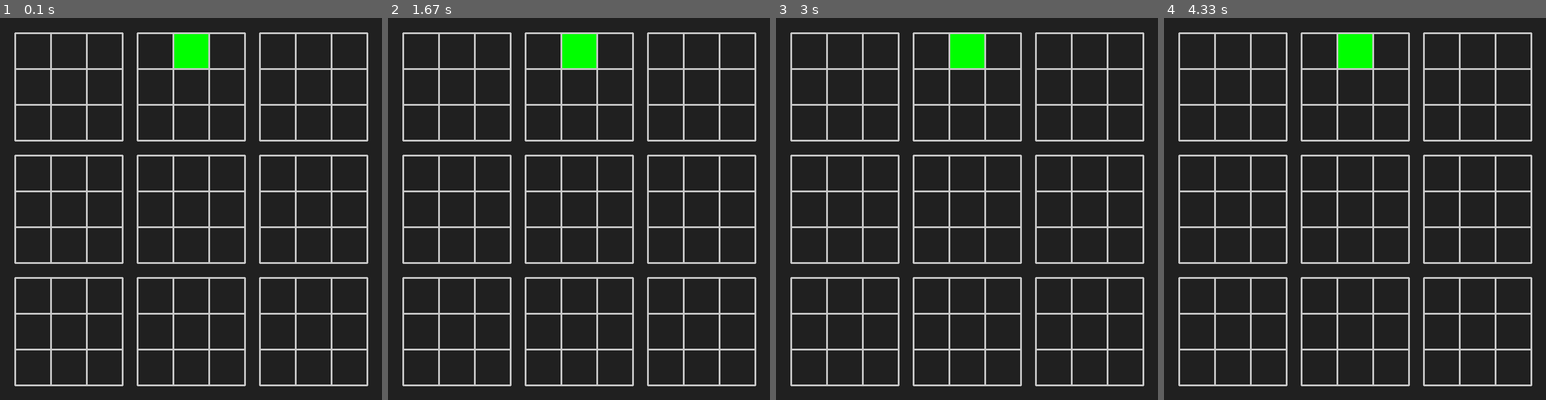
Above: before the commit, frames 1-4 (left to right).
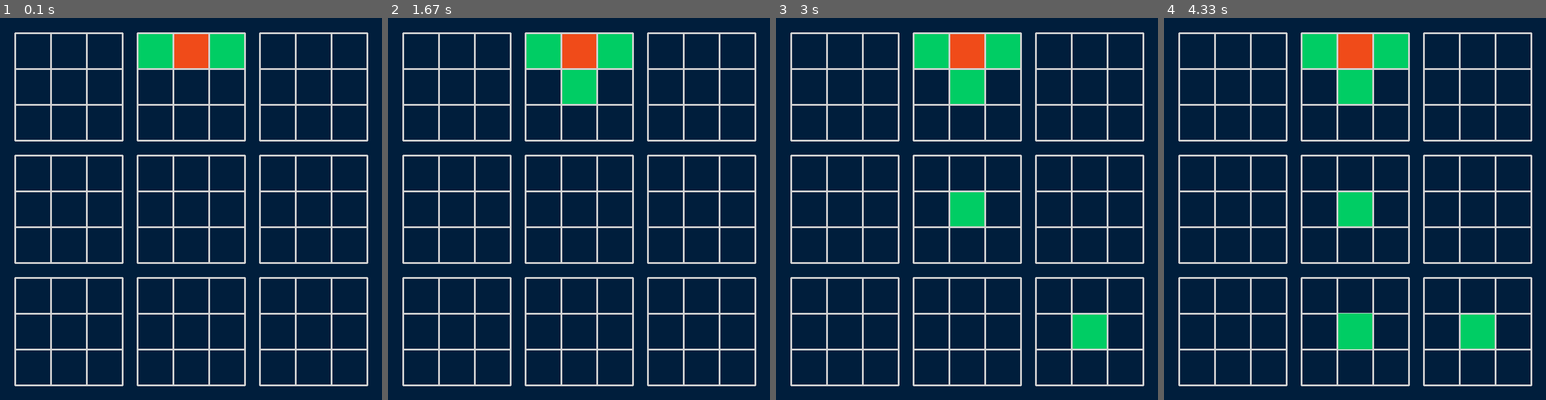
Above: after the commit, the same moments.

Repository: AreelKhan/UltimateTicTacToe
Game: pygame game, started from agent/pygame_uttt.py
Two runs of this game, one before a commit and one after it. Both use one fixed random seed, a clock stepped at 60 frames per second and the inputs below.
Inputs (mouse positions are in pixels of both pictures, inside the frame that each line leads up to):
- Up to frame 1 (0.1 s): no input
- Up to frame 2 (1.67 s): click (456, 86) at 0.38 s; click (579, 235) at 0.83 s; move the mouse to (479, 67) at 1.63 s
- Up to frame 3 (3 s): click (867, 67) at 1.8 s; move the mouse to (875, 132) at 2.1 s; click (875, 132) at 2.38 s
- Up to frame 4 (4.33 s): click (1232, 86) at 3.93 s

The runs differ from the first frame. In frame 1, 91% of the frame differs, in the area x 0-100%, y 0-100%; in frame 2, 91%; in frame 3, 91%; in frame 4, 91%.

Commit message:
Added input validation

Diff:
--- a/agent/pygame_uttt.py
+++ b/agent/pygame_uttt.py
@@ -2,7 +2,10 @@
 import pygame as pg
 import numpy as np
 from random import randint
+from itertools import product
 from agent.main import Agent
+
+# TODO: try to make it so that this game does need a super computer to run
 
 pg.init()
 pg.event.set_allowed([pg.QUIT, pg.MOUSEBUTTONDOWN])
@@ -31,11 +34,11 @@
         pg.display.set_caption("Ultimate TicTacToe")
 
         # Colors
-        self.BLACK = (32, 32, 32)
-        self.LIGHT_GRAY = (200, 200, 200)
-        self.BLUE = (0, 75, 153)
-        self.RED = (255, 0, 0)
-        self.GREEN = (0, 255, 0)
+        self.BLACK = (0, 30, 60)
+        self.LIGHT_GRAY = (210, 210, 210)
+        self.BLUE = (0, 75, 150)
+        self.RED = (240, 75, 25)
+        self.GREEN = (0, 205, 100)
 
         # Game Board
         self.global_board = np.array(
@@ -50,10 +53,10 @@
 
         # Agent
         self.agent = Agent()
-        # DOXA uses R and B to identify players. This script uses boolean values,
-        # these dictionaries are helpful to translate between the two
+        # DOXA uses R, B, and S for red, blue, and stalemate respectively.
+        # These dictionaries help translate the DOXA lingo with the variables in this script
         self.player_turn_dict = {True: "R", False: "B"}
-        self.player_color_dict = {"R": self.RED, "B": self.GREEN}
+        self.player_color_dict = {"R": self.RED, "B": self.GREEN, "S": self.LIGHT_GRAY}
 
     def __str__(self):
         """
@@ -89,6 +92,20 @@
 
         @return: None
         """
+
+        # draw local entries
+        local = self.global_board[local_board]
+        for i in range(self.ROWS ** 2):
+            if local[i] is not None:
+                cell_x = x + (i % self.ROWS) * self.CELL_WIDTH
+                cell_y = y + (i // self.ROWS) * self.CELL_WIDTH
+                pg.draw.rect(
+                    surface=self.win,
+                    color=self.player_color_dict[local[i]],
+                    rect=pg.Rect((cell_x, cell_y), (self.CELL_WIDTH, self.CELL_WIDTH))
+                )
+
+        # draw local grid lines
         for i in range(self.ROWS + 1):
             pg.draw.line(
                 surface=self.win,
@@ -105,17 +122,6 @@
                 width=3
             )
 
-        local = self.global_board[local_board]
-        for i in range(self.ROWS ** 2):
-            if local[i] is not None:
-                cell_x = x + (local_board % self.ROWS) * self.CELL_WIDTH
-                cell_y = y + (local_board // self.ROWS) * self.CELL_WIDTH
-                pg.draw.rect(
-                    surface=self.win,
-                    color=self.player_color_dict[local[i]],
-                    rect=pg.Rect((cell_x + 2, cell_y), (self.CELL_WIDTH - 3, self.CELL_WIDTH))
-                )
-
     def _render_board(self):
         """
         draws and renders the full game board
@@ -127,34 +133,34 @@
 
         # TODO: Highlight playable boards
         # TODO: Color each local board according to game state (green, red, yellow, or white)
-        # TODO: Implement board entries
 
         # draw local board
-        for i in range(self.ROWS):
-            for j in range(self.ROWS):
-                self._draw_local(
-                    x=self.GAP + j * self.LOCAL_DISTANCE,
-                    y=self.GAP + i * self.LOCAL_DISTANCE,
-                    local_board=self.ROWS * i + j
-                )
+        for i, j in product(range(self.ROWS), range(self.ROWS)):
+            self._draw_local(
+                x=self.GAP + j * self.LOCAL_DISTANCE,
+                y=self.GAP + i * self.LOCAL_DISTANCE,
+                local_board=self.ROWS * i + j
+            )
 
         pg.display.update()
 
-    def _cell_range(self, cell_corner, coord):
-        """
-        checks if the (x,y) coordinates of the coord parameter are within
-        the range of the cell with top left corner at cell_corner
-
-        @param cell_corner: tuple(float, float)
-            top left corner of cell
-        @param coord: tuple(float, float)
+    def _in_range(self, corner, length, coord):
+        """
+        checks if coord falls within the square with side length equal to the
+        length parameter and top left corner at the corner parameter
+
+        @param corner: tuple(int, int)
+            top left corner of square
+        @param length: int
+            length of square
+        @param coord: tuple(int, int)
             coordinates to check
 
         @return: bool
             True if coord in cell, False otherwise
         """
-        if cell_corner[0] <= coord[0] <= cell_corner[0] + self.CELL_WIDTH:
-            if cell_corner[1] <= coord[1] <= cell_corner[1] + self.CELL_WIDTH:
+        if corner[0] <= coord[0] <= corner[0] + length:
+            if corner[1] <= coord[1] <= corner[1] + length:
                 return True
         return False
 
@@ -168,22 +174,32 @@
         @return: bool
             True if input is valid, False otherwise
         """
-        for i in self.playable_boards:
-            local_x_pos = (i % self.ROWS) * self.LOCAL_WIDTH
-            local_y_pos = (i // self.ROWS) * self.LOCAL_WIDTH
-            for cell_num, cell_content in enumerate(self.global_board[i]):
-                if cell_content is None:
-                    cell_x_pos = (cell_num % self.ROWS) * self.CELL_WIDTH
-                    cell_y_pos = (cell_num // self.ROWS) * self.CELL_WIDTH
-                    valid = self._cell_range(
-                        (local_x_pos + cell_x_pos, local_y_pos + cell_y_pos),
-                        mouse_press
-                    )
-                    if valid:
-                        print("Valid")
-                        return True
-        print("Invalid")
-        return False
+        # TODO: Change to check playable boards instead of all boards
+        # TODO: along the way, diagnose the bug where agent places move somewhere different from current local board
+        for i, j in product(range(self.ROWS), range(self.ROWS)):
+            if self.board_winners[self.ROWS * i + j] is None:  # check only valid local boards
+                local_x = self.GAP + i * self.LOCAL_DISTANCE
+                local_y = self.GAP + j * self.LOCAL_DISTANCE
+                on_local = self._in_range(
+                    corner=(local_x, local_y),
+                    length=self.LOCAL_WIDTH,
+                    coord=mouse_press
+                )
+                if on_local:  # check all cells of the board user pressed
+                    for cell_num, cell_content in enumerate(self.global_board[self.ROWS * i + j]):
+                        if cell_content is None:
+                            cell_x = (cell_num % self.ROWS) * self.CELL_WIDTH
+                            cell_y = (cell_num // self.ROWS) * self.CELL_WIDTH
+                            valid = self._in_range(
+                                corner=(local_x + cell_x, local_y + cell_y),
+                                length=self.CELL_WIDTH,
+                                coord=mouse_press
+                            )
+                            if valid:
+                                print(f"Valid, cell_number = {cell_num}")
+                                return True
+                print("Invalid")
+                return False
 
     def _place_move(self, move):
         """
@@ -194,7 +210,7 @@
 
         @return: None
         """
-        self.global_board[move] = self.player_turn_dict[self.turn]
+        self.global_board[move[::-1]] = self.player_turn_dict[self.turn]
 
     def main(self):
         """
